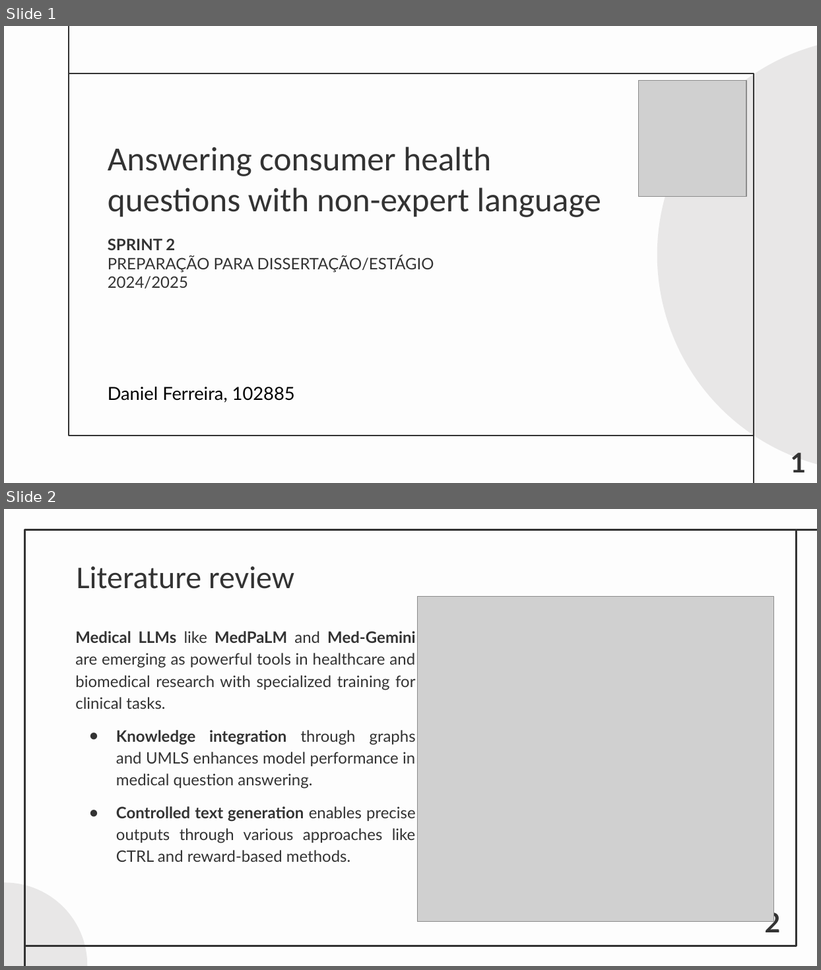
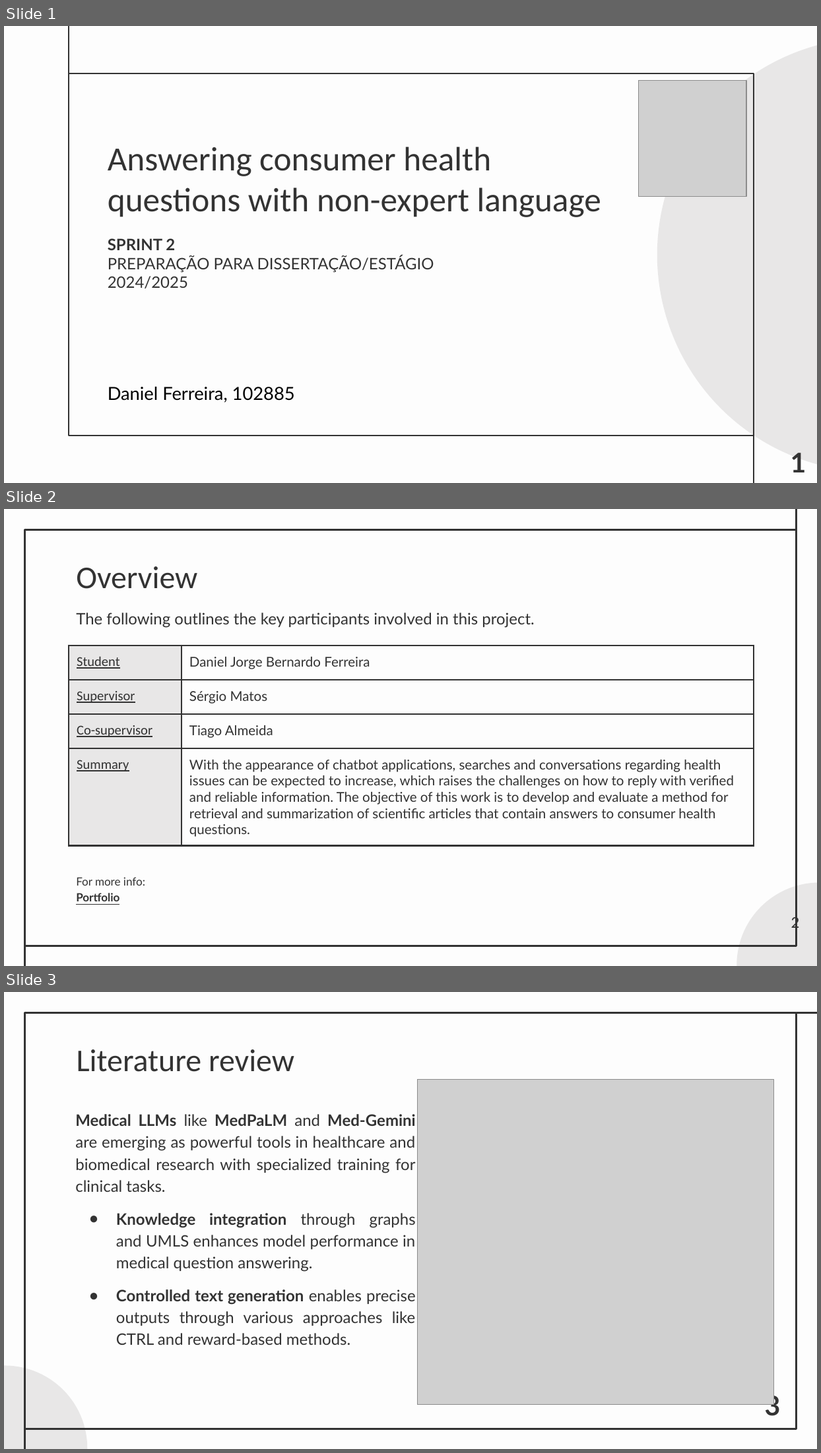
Before and after one commit to DanielFerreira011102/BLS, a slide deck: portfolio/static/documents/PDE_Sprint_2.pptx. Shown one above the other, each under a label of ours: slides 1 and 2 before the commit, slides 1, 2 and 3 after it. The pictures are 821x970 and 821x1453 pixels, drawn with LibreOffice and Linux fonts; fonts in the diff are those of the drawing; grey boxes stand for pictures. Boxes give left, top, right and bottom in pixels: in the first picture for what was removed or moved away, otherwise in the second. Text is boxed around its words. In the diff, an @@ line names an element or a change of style, - is before the commit and + after.

```diff
--- a/portfolio/static/documents/PDE_Sprint_2.pptx
+++ b/portfolio/static/documents/PDE_Sprint_2.pptx
@@ slide 2 added at bbox=[4, 509, 817, 966], background #FDFDFD; not listed: 1 template element that a slide beside it also shows @@
@@ line added from (797, 530) to (797, 509), #333333 1.5 pt @@
@@ title added at bbox=[76, 566, 197, 589], 28 pt, text #333333 @@
+Overview
@@ text added at bbox=[76, 613, 534, 628], 14 pt, text #333333 @@
+The following outlines the key participants involved in this project.
@@ table added at bbox=[68, 646, 754, 912], 4 rows, 2 columns @@
+Student | Daniel Jorge Bernardo Ferreira
+Supervisor | Sérgio Matos
+Co-supervisor | Tiago Almeida
+Summary | With the appearance of chatbot applications, searches and conversations regarding health issues can be expected to increase, which raises the challenges on how to reply with verified and reliable information. The objective of this work is to develop and evaluate a method for retrieval and summarization of scientific articles that contain answers to consumer health questions.
@@ text added at bbox=[76, 877, 145, 902], 10 pt, text #333333 @@
+For more info:
+Portfolio
@@ ellipse added at bbox=[737, 883, 817, 966], fill #E8E7E7 @@
@@ page number added at bbox=[791, 916, 800, 932], 13 pt, text #333333 @@
+2
@@ line added from (24, 966) to (24, 947), #333333 1.5 pt @@
@@ what was slide 2 is now slide 3 @@
@@ page number at bbox=[765, 1392, 781, 1421]: text changed @@
-2
+3
```
Also in this commit, not shown: 2 other files.
